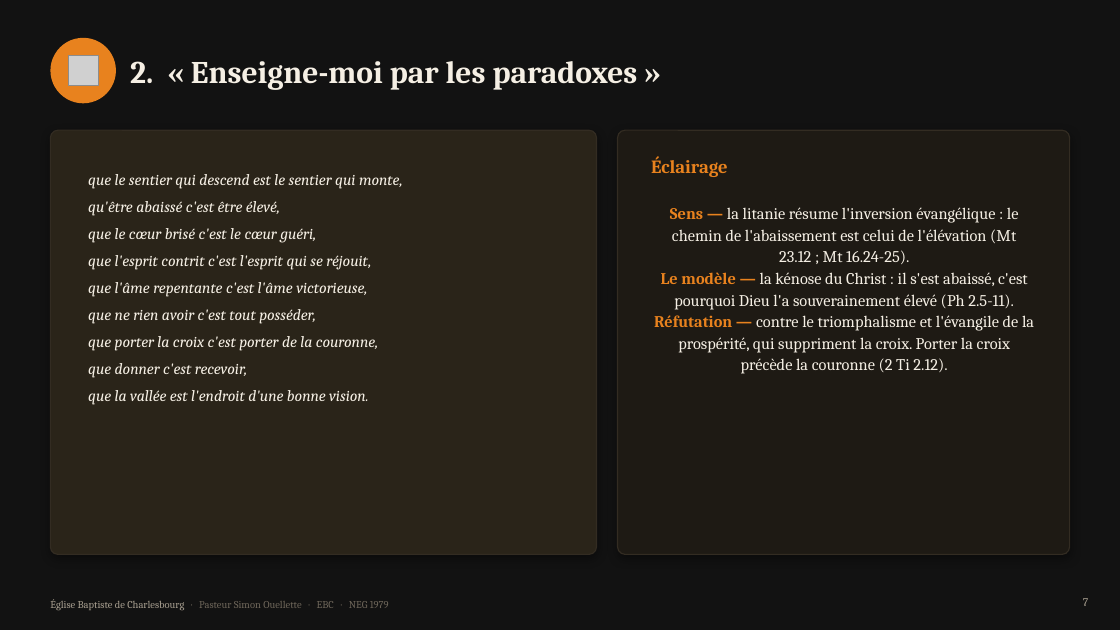
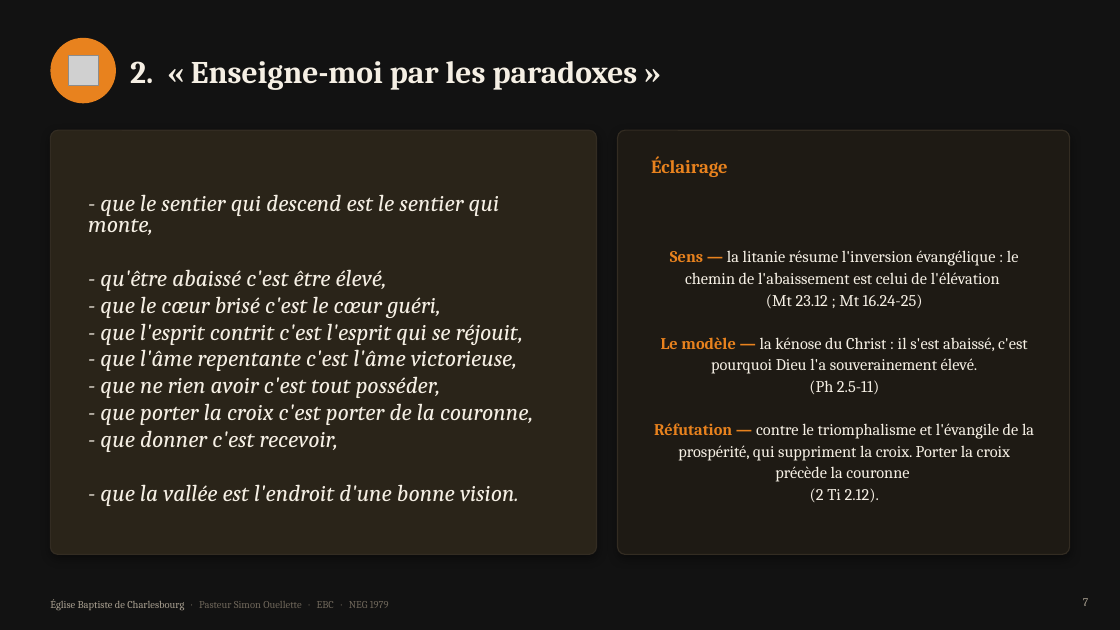
Before and after one commit to agbruneau/Biblique, a slide deck: slide 7 of La-Vallee-de-la-Vision-Etude-biblique.pptx. Drawn at 1120x630 pixels with LibreOffice and Linux fonts; fonts in the diff are those of the drawing; grey boxes stand for pictures. Boxes give left, top, right and bottom in pixels: in the first picture for what was removed or moved away, otherwise in the second. Text is boxed around its words. In the diff, an @@ line names an element or a change of style, - is before the commit and + after.

```diff
--- a/La-Vallee-de-la-Vision-Etude-biblique.pptx
+++ b/La-Vallee-de-la-Vision-Etude-biblique.pptx
@@ text at (88, 194, 533, 506): text changed; size 13.5 to 20 pt @@
-que le sentier qui descend est le sentier qui monte,
-qu'être abaissé c'est être élevé,
-que le cœur brisé c'est le cœur guéri,
-que l'esprit contrit c'est l'esprit qui se réjouit,
-que l'âme repentante c'est l'âme victorieuse,
-que ne rien avoir c'est tout posséder,
-que porter la croix c'est porter de la couronne,
-que donner c'est recevoir,
-que la vallée est l'endroit d'une bonne vision.
+- que le sentier qui descend est le sentier qui monte,
+- qu'être abaissé c'est être élevé,
+- que le cœur brisé c'est le cœur guéri,
+- que l'esprit contrit c'est l'esprit qui se réjouit,
+- que l'âme repentante c'est l'âme victorieuse,
+- que ne rien avoir c'est tout posséder,
+- que porter la croix c'est porter de la couronne,
+- que donner c'est recevoir,
+- que la vallée est l'endroit d'une bonne vision.
@@ text at (654, 250, 1034, 502): text changed @@
-Sens — la litanie résume l'inversion évangélique : le chemin de l'abaissement est celui de l'élévation (Mt 23.12 ; Mt 16.24-25).
-Le modèle — la kénose du Christ : il s'est abaissé, c'est pourquoi Dieu l'a souverainement élevé (Ph 2.5-11).
-Réfutation — contre le triomphalisme et l'évangile de la prospérité, qui suppriment la croix. Porter la croix précède la couronne (2 Ti 2.12).
+Sens — la litanie résume l'inversion évangélique : le chemin de l'abaissement est celui de l'élévation
+(Mt 23.12 ; Mt 16.24-25)
+Le modèle — la kénose du Christ : il s'est abaissé, c'est pourquoi Dieu l'a souverainement élevé.
+(Ph 2.5-11)
+Réfutation — contre le triomphalisme et l'évangile de la prospérité, qui suppriment la croix. Porter la croix précède la couronne
+(2 Ti 2.12).
```
Also in this commit, not shown: 2 other slides changed.
